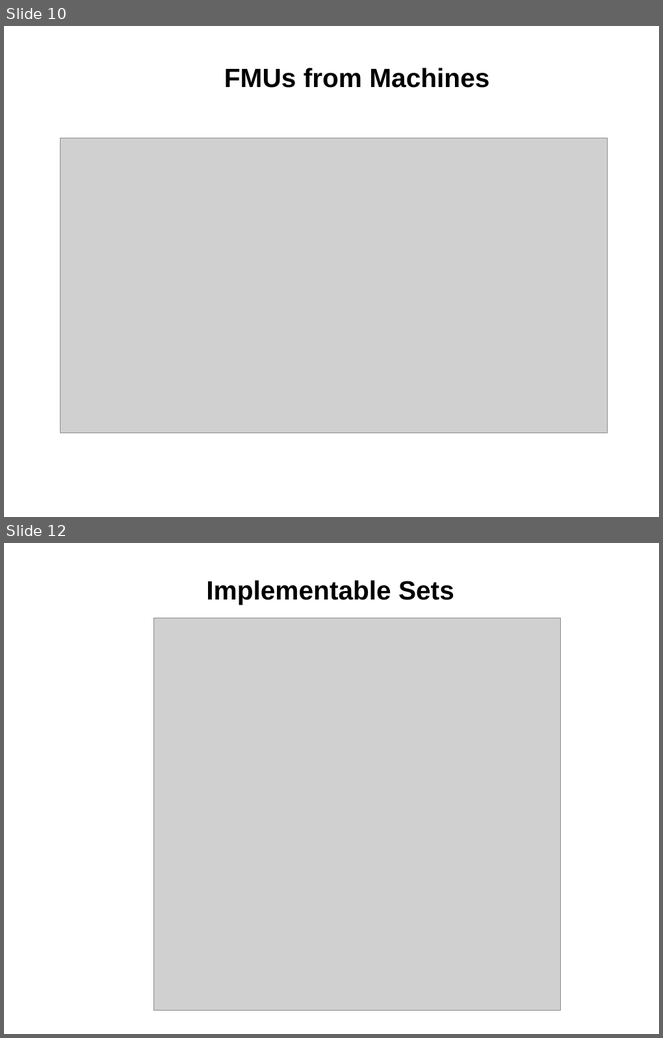
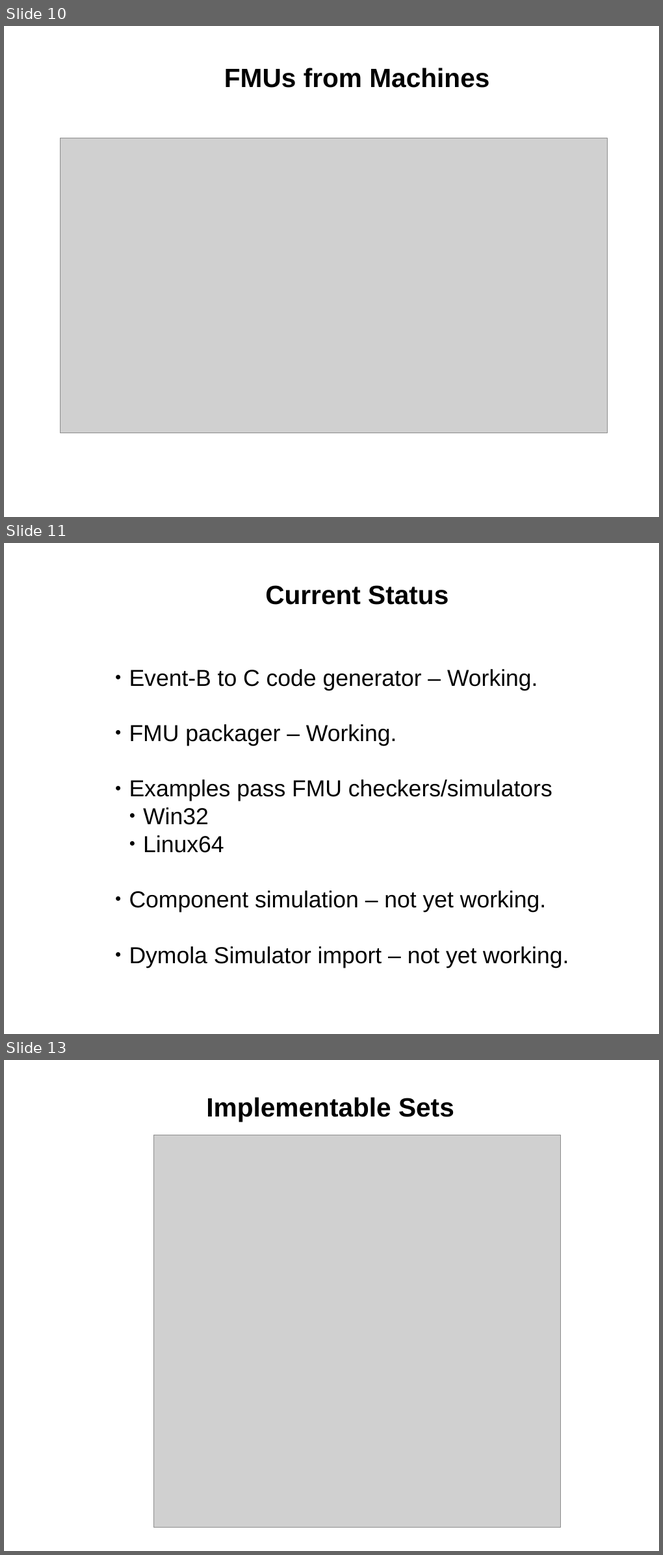
Before and after one commit to weetmuts/rodin-b-sharp-iUML_B_Utils, a slide deck: work/store/Writing/RUDW2014(accepted)/presentation/RUDW2014presentation.odp. Shown one above the other, each under a label of ours: slides 10 and 12 before the commit, slides 10, 11 and 13 after it; the slides between them are not shown. The pictures are 663x1038 and 663x1555 pixels, drawn with LibreOffice and Linux fonts; fonts in the diff are those of the drawing; grey boxes stand for pictures. Boxes give left, top, right and bottom in pixels: in the first picture for what was removed or moved away, otherwise in the second. Text is boxed around its words. In the diff, an @@ line names an element or a change of style, - is before the commit and + after.

```diff
--- a/work/store/Writing/RUDW2014(accepted)/presentation/RUDW2014presentation.odp
+++ b/work/store/Writing/RUDW2014(accepted)/presentation/RUDW2014presentation.odp
@@ slide 11 added at [4, 543, 659, 1034], background #FFFFFF @@
@@ text added at [265, 585, 449, 605], 32 pt, text #000000, bold @@
+  Current Status
@@ text added at [129, 669, 569, 968], 28 pt, text #000000 @@
+  ● Event-B to C code generator – Working.
+  ● FMU packager – Working.
+  ● Examples pass FMU checkers/simulators
+    ● Win32
+    ● Linux64
+  ● Component simulation – not yet working.
+  ● Dymola Simulator import – not yet working.
@@ what was slide 12 is now slide 13 @@
```
Also in this commit, not shown: 6 slides changed, 6 other files.
